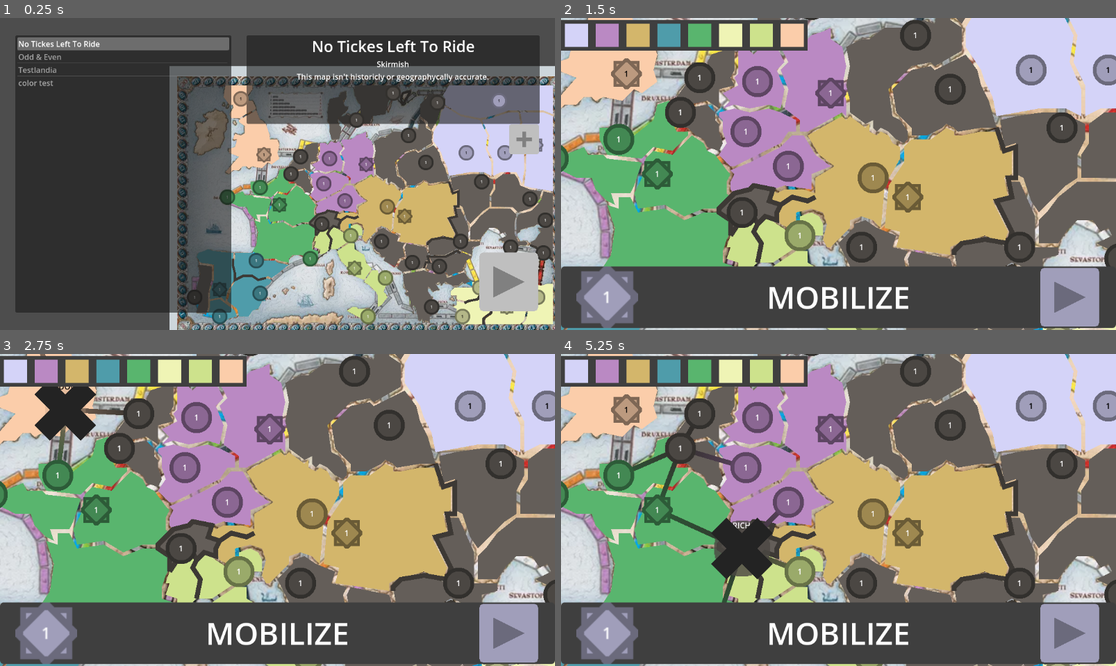
Above: before the commit, frames 1-4 (two rows, left to right).
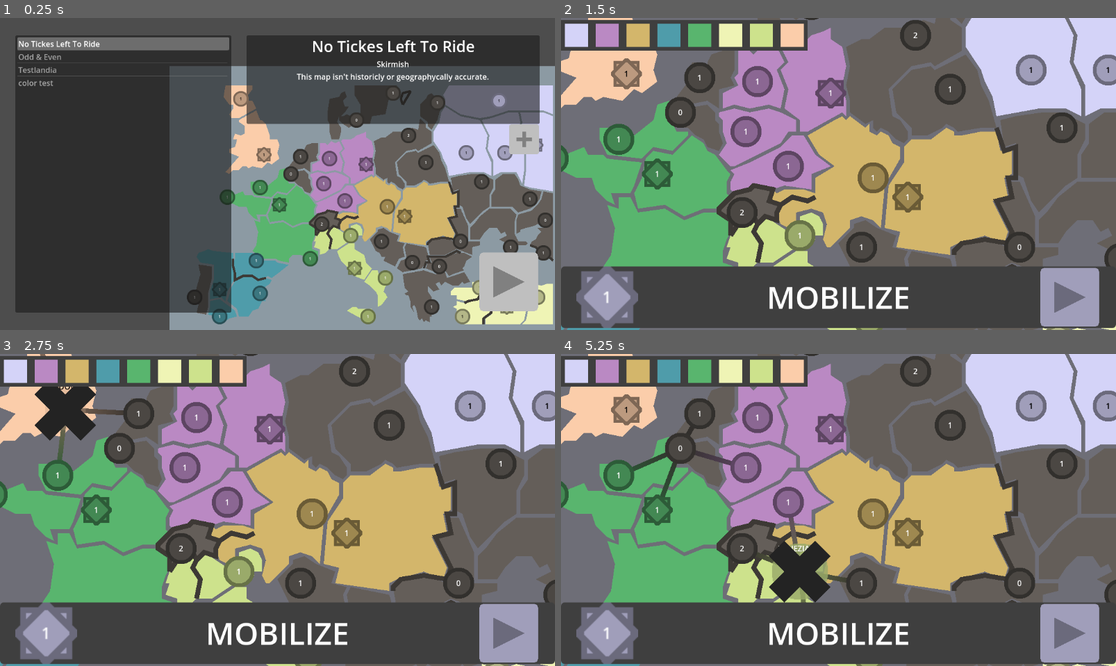
Above: after the commit, the same moments.

Repository: Tab-e-n/tabin_regions
Game: Godot game, scene res://setup_scene.tscn
Same seed, same stepped clock (60 frames per second), same inputs: the game is played once before the commit and once after it.
Inputs (mouse positions are in pixels of both pictures, inside the frame that each line leads up to):
- Up to frame 1 (0.25 s): no input
- Up to frame 2 (1.5 s): click (1071, 283) at 0.5 s; click (1071, 298) at 1.25 s
- Up to frame 3 (2.75 s): click "1" at 2 s
- Up to frame 4 (5.25 s): click "1" at 2.75 s; click "1" at 3.5 s; click (683, 447) at 4.25 s, where only the run after the commit has a clickable "0"; click "1" at 5 s

The runs differ from the first frame. In frame 1, 19% of the frame differs, in the area x 30-100%, y 15-100%; in frame 2, 14%; in frame 3, 14%; in frame 4, 17%.

Commit message:
Rebalance

Diff:
--- a/AIControler.gd
+++ b/AIControler.gd
@@ -75,14 +75,14 @@
 
 #	print(owned_regions)
 
-	if region_control.capital_amount[current_alignment - 1] == 0:
-		var forfeit : bool = true
-		for region in owned_regions[current_alignment]:
-			if region.power > 1:
-				forfeit = false
-				break
-		if forfeit:
-			CALL_forfeit = true
+#	if region_control.capital_amount[current_alignment - 1] == 0:
+#		var forfeit : bool = true
+#		for region in owned_regions[current_alignment]:
+#			if region.power > 1:
+#				forfeit = false
+#				break
+#		if forfeit:
+#			CALL_forfeit = true
 
 	match region_control.current_action:
 		region_control.ACTION_NORMAL:
@@ -179,7 +179,7 @@
 			if region.is_capital and region.power != region.max_power:
 				benefit += 4
 		if threat >= -action_amount:
-			benefit += region.power
+			benefit += region.power / 2
 	else:
 		if region.is_capital:
 			benefit += 5
--- a/MapSetupData.gd
+++ b/MapSetupData.gd
@@ -1,5 +1,5 @@
 extends Node
 
-var current_map_name : String
-var user_amount : int = 0
+var current_map_name : String = ""
+var user_amount : int = 1
 var ai_controler : int = AIControler.CONTROLER_DEFAULT
--- a/Maps/No_Tickes_Left_To_Ride.tscn
+++ b/Maps/No_Tickes_Left_To_Ride.tscn
@@ -1,7 +1,6 @@
-[gd_scene load_steps=5 format=3 uid="uid://cse41lvvvirpp"]
+[gd_scene load_steps=4 format=3 uid="uid://cse41lvvvirpp"]
 
 [ext_resource type="Script" path="res://RegionControl.gd" id="1_ogcds"]
-[ext_resource type="Texture2D" uid="uid://1buoyg5qse3m" path="res://pic70732.webp" id="2_2baaa"]
 [ext_resource type="Script" path="res://Region.gd" id="3_14aoh"]
 
 [sub_resource type="GDScript" id="GDScript_hihxe"]
@@ -51,10 +50,10 @@
 	[\"ESSEN\", \"AMSTERDAM\"],
 	[\"BERLIN\", \"ESSEN\"],
 	[\"KØBENHAVN\", \"ESSEN\"],
-	[\"VENEZIA\", \"MUNCHEN\", 1],
-	[\"MUNCHEN\", \"WIEN\"],
-	[\"MUNCHEN\", \"ZURICH\", 1],
-	[\"FRANKFURT\", \"MUNCHEN\"],
+	[\"VENEZIA\", \"MÜNCHEN\", 1],
+	[\"MÜNCHEN\", \"WIEN\"],
+	[\"MÜNCHEN\", \"ZURICH\", 1],
+	[\"FRANKFURT\", \"MÜNCHEN\"],
 	[\"FRANKFURT\", \"AMSTERDAM\"],
 	[\"BRUXELLES\", \"FRANKFURT\"],
 	[\"FRANKFURT\", \"ESSEN\"],
@@ -112,6 +111,8 @@
 	[\"ERZURUM\", \"SEVASTOPOL\"],
 	[\"ERZURUM\", \"SOCHI\", 1],
 	[\"CONSTANTINOPLE\", \"SEVASTOPOL\"],
+	[\"PALERMO\", \"BARCELONA\"],
+	[\"KØBENHAVN\", \"EDINBURGH\"],
 ]
 
 func _ready():
@@ -121,7 +122,7 @@
 "
 
 [node name="Node2D" type="Polygon2D"]
-color = Color(0.807843, 0.839216, 0.858824, 1)
+color = Color(0.552941, 0.607843, 0.643137, 1)
 polygon = PackedVector2Array(-832, -576, 832, -576, 832, 576, -832, 576)
 script = ExtResource("1_ogcds")
 lore = "This map isn't historicly or geographycally accurate."
@@ -133,10 +134,6 @@
 script = SubResource("GDScript_hihxe")
 align_color = [Color(0.392157, 0.372549, 0.34902, 1), Color(0.984314, 0.803922, 0.666667, 1), Color(0.827451, 0.713726, …(294 unchanged characters)…
 
-[node name="Pic70732" type="Sprite2D" parent="."]
-scale = Vector2(2, 2)
-texture = ExtResource("2_2baaa")
-
 [node name="STOCKHOLM" type="Polygon2D" parent="."]
 position = Vector2(96, -464)
 polygon = PackedVector2Array(-96, 128, -88, 96, -32, 88, -16, 16, 16, -32, -160, -32, -160, 8, -136, 48, -136, 88, -128, 128)
@@ -146,6 +143,7 @@
 position = Vector2(-56, -352)
 polygon = PackedVector2Array(8, -24, 8, 8, -8, 16, -32, 32, -56, 16, -72, 0, -72, -16, -80, 8, -64, 32, -64, 48, -72, 8 …(185 unchanged characters)…
 script = ExtResource("3_14aoh")
+power = 0
 
 [node name="EDINBURGH" type="Polygon2D" parent="."]
 position = Vector2(-536, -440)
@@ -158,28 +156,35 @@
 polygon = PackedVector2Array(-32, -184, -104, -144, -104, -136, -80, -120, -80, -88, -96, -80, -120, -88, -128, -64, -1 …(231 unchanged characters)…
 script = ExtResource("3_14aoh")
 alignment = 1
+max_power = 7
 is_capital = true
 
 [node name="AMSTERDAM" type="Polygon2D" parent="."]
 position = Vector2(-288, -200)
 polygon = PackedVector2Array(-16, -32, 0, -32, 0, 8, 8, 8, 24, -8, 24, -16, 16, -24, 16, -32, 24, -48, 48, -56, 72, -56, 72, -16, 64, 0, 72, 16, 40, 24, 40, 64, 16, 48, -24, 56, -48, 40, -24, 8)
 script = ExtResource("3_14aoh")
+max_power = 4
 
 [node name="BRUXELLES" type="Polygon2D" parent="."]
 position = Vector2(-328, -128)
 polygon = PackedVector2Array(-16, -24, 8, -8, 56, -16, 72, 0, 72, 16, 80, 24, 80, 40, 88, 64, 80, 80, 56, 72, 48, 56, 32, 48, 16, 32, 0, 32, -16, 8, -8, -8)
 script = ExtResource("3_14aoh")
+power = 0
+max_power = 4
 
 [node name="PALERMO" type="Polygon2D" parent="."]
 position = Vector2(-8, 464)
 polygon = PackedVector2Array(0, 24, -88, -24, -64, -40, -48, -40, -40, -32, 16, -32, 8, -8)
 script = ExtResource("3_14aoh")
 alignment = 3
+max_power = 4
 
 [node name="ZURICH" type="Polygon2D" parent="."]
 position = Vector2(-200, 80)
 polygon = PackedVector2Array(-24, 48, -24, 16, -48, 0, -48, -8, -24, -40, 16, -48, 24, -56, 64, -48, 56, -24, 80, -16, 72, 0, 72, 16, 48, 8, 32, 24, 24, 8, -8, 24)
 script = ExtResource("3_14aoh")
+power = 2
+max_power = 7
 
 [node name="ZAGRAB" type="Polygon2D" parent="."]
 position = Vector2(48, 152)
@@ -190,16 +195,19 @@
 position = Vector2(176, 240)
 polygon = PackedVector2Array(-24, -80, 56, -64, 72, -8, 56, -8, 48, 8, 40, 24, -40, 40, -64, 24, -48, -8, -24, -16, -32, -64)
 script = ExtResource("3_14aoh")
+power = 0
 
 [node name="SOFIA" type="Polygon2D" parent="."]
 position = Vector2(288, 256)
 polygon = PackedVector2Array(-56, 8, -48, -16, -32, -16, -40, -40, 32, -40, 72, -56, 104, -56, 136, -40, 112, -24, 104, 0, 96, 8, 104, 16, 80, 24, 56, 32, 40, 40, 24, 16, -16, 24)
 script = ExtResource("3_14aoh")
+power = 0
 
 [node name="BUCURESTI" type="Polygon2D" parent="."]
 position = Vector2(376, 152)
 polygon = PackedVector2Array(-136, 8, -128, 56, -64, 56, -16, 32, 48, 56, 48, 24, 80, 16, 80, 0, 32, 0, 32, -64, 0, -136, -24, -136, -16, -104, -48, -96, -16, -32, -24, 0, -72, -16, -120, -8)
 script = ExtResource("3_14aoh")
+power = 0
 
 [node name="ATHINA" type="Polygon2D" parent="."]
 position = Vector2(256, 424)
@@ -212,6 +220,7 @@
 polygon = PackedVector2Array(-192, 96, -200, 72, -192, 56, -216, 48, -208, 24, -200, 32, -184, 24, -144, 24, -120, 32,  …(320 unchanged characters)…
 script = ExtResource("3_14aoh")
 alignment = 2
+max_power = 6
 
 [node name="BUDAPEST" type="Polygon2D" parent="."]
 position = Vector2(144, 48)
@@ -226,6 +235,7 @@
 offset = Vector2(-160, 288)
 polygon = PackedVector2Array(144, -72, 136, -64, 120, -72, 104, -88, 88, -96, 80, -88, 72, -96, 72, -112, 56, -104, 24, …(250 unchanged characters)…
 script = ExtResource("3_14aoh")
+power = 2
 
 [node name="BERLIN" type="Polygon2D" parent="."]
 position = Vector2(-16, -168)
@@ -262,11 +272,11 @@
 
 [node name="ESSEN" type="Polygon2D" parent="."]
 position = Vector2(-168, -192)
-polygon = PackedVector2Array(-72, 56, -48, 48, -16, 56, 24, 48, 48, 56, 56, 16, 40, -24, 56, -40, 40, -72, 24, -64, 8, -72, -8, -56, -16, -64, -40, -64, -40, -16, -48, -8, -40, 8, -72, 24, -56, 40)
+polygon = PackedVector2Array(-72, 56, -48, 48, -16, 56, 24, 48, 48, 56, 56, 16, 40, -24, 56, -40, 40, -72, 24, -64, 8, -72, -8, -56, -16, -64, -40, -64, -40, -16, -48, -8, -40, 8, -72, 24)
 script = ExtResource("3_14aoh")
 alignment = 8
 
-[node name="MUNCHEN" type="Polygon2D" parent="."]
+[node name="MÜNCHEN" type="Polygon2D" parent="."]
 position = Vector2(-104, -16)
 polygon = PackedVector2Array(48, 48, 48, 16, 88, 0, 56, -24, 32, -64, 8, -64, -16, -40, -48, -24, -80, -8, -120, 8, -112, 16, -120, 32, -120, 48, -112, 56, -80, 48, -72, 40, -32, 48, -8, 40)
 script = ExtResource("3_14aoh")
@@ -292,12 +302,14 @@
 position = Vector2(-728, 384)
 polygon = PackedVector2Array(8, 64, 48, 72, 56, 40, 56, -16, 72, -80, 72, -128, 16, -136, 24, -96, 8, -40, 0, 8, 16, 32)
 script = ExtResource("3_14aoh")
+max_power = 4
 
 [node name="CADIZ" type="Polygon2D" parent="."]
 position = Vector2(-624, 464)
 polygon = PackedVector2Array(0, 24, 16, 24, 40, 8, 72, 0, 64, -24, 32, -48, 0, -72, -40, -64, -40, -40, -48, -8, -16, 0)
 script = ExtResource("3_14aoh")
 alignment = 6
+max_power = 3
 
 [node name="MADRID" type="Polygon2D" parent="."]
 position = Vector2(-624, 352)
@@ -333,6 +345,7 @@
 position = Vector2(728, 64)
 polygon = PackedVector2Array(16, 8, 32, 0, 32, -112, -8, -120, -16, -88, -32, -64, -56, -40, -112, -24, -120, 0, -120, 56, -104, 48, -104, 40, -80, 32, -48, 24, -32, 16, -8, 16)
 script = ExtResource("3_14aoh")
+power = 0
 
 [node name="SEVASTOPOL" type="Polygon2D" parent="."]
 position = Vector2(584, 176)
@@ -354,7 +367,7 @@
 
 [node name="MOSKVA" type="Polygon2D" parent="."]
 position = Vector2(688, -248)
-polygon = PackedVector2Array(72, 192, 72, -120, 32, -136, -64, -136, -56, -96, -64, -32, -40, 32, -40, 104, -48, 168, -24, 176)
+polygon = PackedVector2Array(72, 192, 72, -120, 32, -136, -64, -136, -56, -96, -64, -32, -40, 32, -40, 104, -48, 168, -24, 176, 27.234, 184.539)
 script = ExtResource("3_14aoh")
 alignment = 7
 is_capital = true
--- a/setup_scene.gd
+++ b/setup_scene.gd
@@ -18,8 +18,17 @@
 		new_name = new_name.replace("_", " ")
 		$map_list.add_item(new_name)
 
-	$map_list.select(0)
-	_on_map_list_item_selected(0)
+	var map = maps.find(MapSetup.current_map_name)
+
+	if map == -1:
+		$map_list.select(0)
+		_on_map_list_item_selected(0)
+	else:
+		$map_list.select(map)
+		_on_map_list_item_selected(map)
+		$def/players.value = MapSetup.user_amount
+
+
 
 func _process(delta):
 	pass
